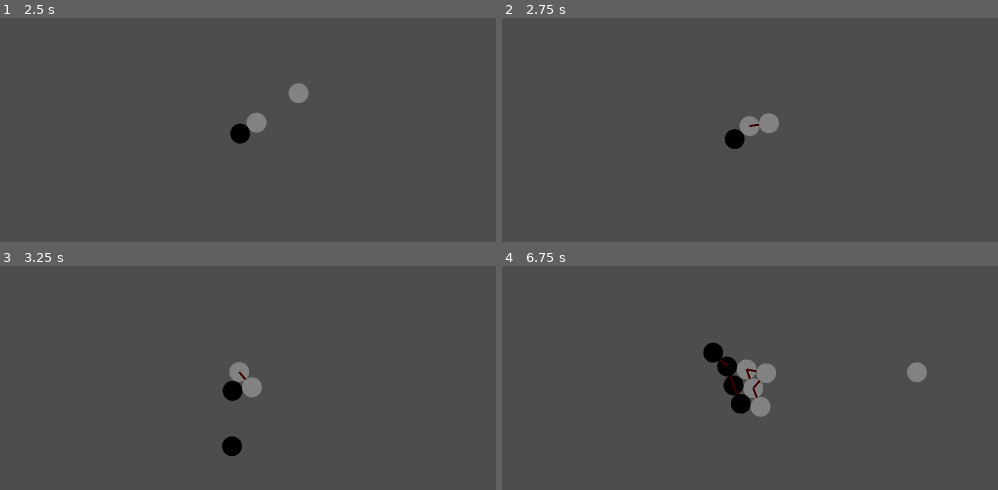
Above: before the commit, frames 1-4 (two rows, left to right).
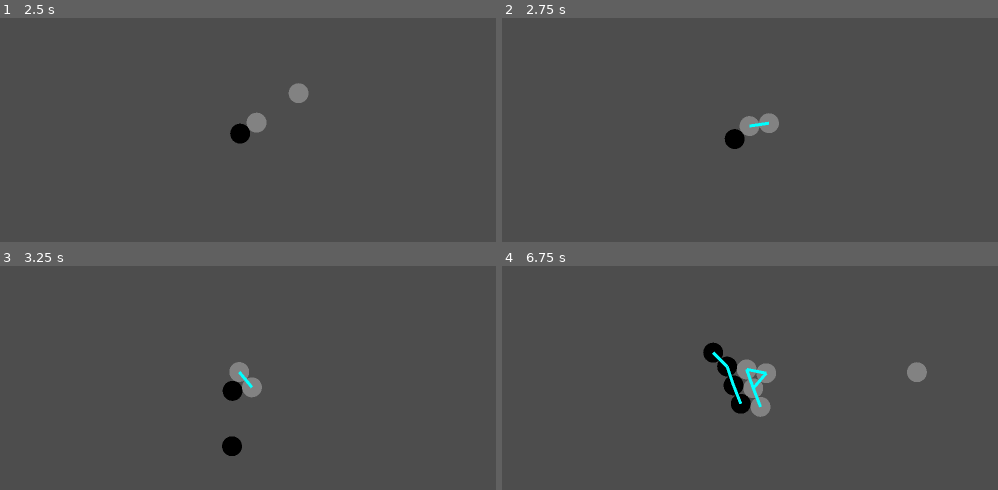
Above: after the commit, the same moments.

Repository: raymondyz/four-body-problem
Game: Godot game, scene res://game.tscn
The game is run twice, just before and just after one commit, with the same random seed, the same clock (stepped at 60 frames per second) and the same inputs.
Inputs (mouse positions are in pixels of both pictures, inside the frame that each line leads up to):
- Up to frame 1 (2.5 s): tap Enter at 0.5 s; move the mouse to (416, 109) at 0.52 s; press the mouse at (416, 109) at 0.53 s; move the mouse to (79, 154) at 1.27 s; release the mouse at (79, 154) at 1.28 s; click (79, 154) at 1.35 s; move the mouse to (322, 33) at 2.02 s; press the mouse at (322, 33) at 2.03 s
- Up to frame 2 (2.75 s): no input
- Up to frame 3 (3.25 s): move the mouse to (203, 472) at 2.77 s; release the mouse at (203, 472) at 2.78 s; click (203, 472) at 2.85 s
- Up to frame 4 (6.75 s): move the mouse to (983, 447) at 3.52 s; press the mouse at (983, 447) at 3.53 s; move the mouse to (502, 313) at 4.27 s; release the mouse at (502, 313) at 4.28 s; click (502, 313) at 4.35 s; move the mouse to (784, 380) at 5.02 s; press the mouse at (784, 380) at 5.03 s; move the mouse to (621, 268) at 5.77 s; release the mouse at (621, 268) at 5.78 s; click (621, 268) at 5.85 s; move the mouse to (918, 357) at 6.52 s; press the mouse at (918, 357) at 6.53 s

Frame 1 is identical in both runs. In frame 2, less than 0.1% of the frame differs, in the area x 49-54%, y 45-50%; in frame 3, less than 0.1%; in frame 4, 0.5%, in the area x 42-54%, y 37-64%.

Commit message:
debug lines are a whole lot better, using dictionaries

Diff:
--- a/ball_piece.gd
+++ b/ball_piece/ball_piece.gd
@@ -1,26 +1,31 @@
 extends RigidBody2D
+
+
+@export var connecting_line:PackedScene
+var connecting_line_instances:Array = []
+
+var connections = {} # Key: body, Value: Line2D instance
+
 
 var low_velocity_timer: float = 0.0
 var freeze_time: float = 1.0
 var center_velocity_threshold: float = 3.0
-
 @export var p1_color: Color = Color.WHITE
 @export var p2_color: Color = Color.BLACK
-
 @onready var connect_area_2d: Area2D = $ConnectArea2D
-
-var connected_bodies: Array = []
 @export var line_color: Color = Color.RED
 
-func _draw() -> void:
-	for body in connected_bodies:
+
+
+func draw_connecting_line() -> void:
+	for body in connections:
 		if is_instance_valid(body):
-			var local_target = to_local(body.global_position)
-			draw_line(Vector2.ZERO, local_target, line_color, 2.0)
+			connections[body].points = [Vector2.ZERO, to_local(body.global_position)]
+
 
 
 func _process(_delta: float) -> void:
-	queue_redraw()
+	draw_connecting_line()
 
 
 
@@ -31,29 +36,26 @@
 	apply_central_force(global_position.direction_to(Vector2.ZERO) * gravity_strength)
 
 
-	#if linear_velocity.length() < velocity_threshold:
-		#low_velocity_timer += delta
-		#if low_velocity_timer >= freeze_time:
-			#freeze = true
-	#else:
-		#low_velocity_timer = 0.0
-
 func _on_body_entered(body):
 
 	if not (body.is_in_group("White") or body.is_in_group("Black")):
 		return
 	var same_group = (is_in_group("White") and body.is_in_group("White")) or (is_in_group("Black") and body.is_in_group("Black"))
 
-	if same_group and body not in connected_bodies:
-		connected_bodies.append(body)
-		body.connected_bodies.append(self)
+	if same_group and !(connections.has(body)):
+		# establish a connection:
+		var line = connecting_line.instantiate()
+		line.self_modulate = line_color
+		add_child(line)
+		connections[body] = line
 
 
 func _on_body_exited(body):
 	# Remove from connected bodies if present
-	if body in connected_bodies:
-		connected_bodies.erase(body)
-		body.connected_bodies.erase(self)
+	if connections.has(body):
+		var line = connections[body]
+		line.queue_free()
+		connections.erase(body)
 
 @onready var polygon_2d: Polygon2D = $Polygon2D
 
--- a/ball_piece.tscn
+++ b/ball_piece/ball_piece.tscn
@@ -1,6 +1,7 @@
-[gd_scene load_steps=4 format=3 uid="uid://ca8du4avx1yur"]
+[gd_scene load_steps=5 format=3 uid="uid://ca8du4avx1yur"]
 
-[ext_resource type="Script" uid="uid://bcwvk66op7nba" path="res://ball_piece.gd" id="1_q1k2p"]
+[ext_resource type="Script" uid="uid://bcwvk66op7nba" path="res://ball_piece/ball_piece.gd" id="1_q1k2p"]
+[ext_resource type="PackedScene" uid="uid://dmr1dhrxtu8qr" path="res://connecting_visuals/connecting_line_2d.tscn" id="2_6lmgn"]
 
 [sub_resource type="CircleShape2D" id="CircleShape2D_803en"]
 
@@ -12,6 +13,8 @@
 gravity_scale = 0.0
 linear_damp = 4.0
 script = ExtResource("1_q1k2p")
+connecting_line = ExtResource("2_6lmgn")
+line_color = Color(0, 1, 1, 1)
 
 [node name="CollisionShape2D" type="CollisionShape2D" parent="."]
 shape = SubResource("CircleShape2D_803en")
--- /dev/null
+++ b/connecting_visuals/connecting_line_2d.tscn
@@ -0,0 +1,7 @@
+[gd_scene format=3 uid="uid://dmr1dhrxtu8qr"]
+
+[node name="ConnectingLine2D" type="Line2D"]
+z_index = 5
+z_as_relative = false
+points = PackedVector2Array(-50, 0, 50, 0)
+width = 3.0
--- a/game.tscn
+++ b/game.tscn
@@ -1,6 +1,6 @@
 [gd_scene load_steps=3 format=3 uid="uid://b8pt6dxfyal5k"]
 
-[ext_resource type="PackedScene" uid="uid://ca8du4avx1yur" path="res://ball_piece.tscn" id="1_80nbo"]
+[ext_resource type="PackedScene" uid="uid://ca8du4avx1yur" path="res://ball_piece/ball_piece.tscn" id="1_80nbo"]
 [ext_resource type="Script" uid="uid://bxvoflughc76v" path="res://game.gd" id="1_e2o6t"]
 
 [node name="Game" type="Node2D"]
--- a/project.godot
+++ b/project.godot
@@ -17,7 +17,7 @@
 
 [autoload]
 
-Global="*res://Global.gd"
+Global="*res://autoloads/Global.gd"
 
 [display]
 
Renamed: Global.gd -> autoloads/Global.gd
Renamed: Global.gd.uid -> autoloads/Global.gd.uid
Renamed: ball_piece.gd.uid -> ball_piece/ball_piece.gd.uid
